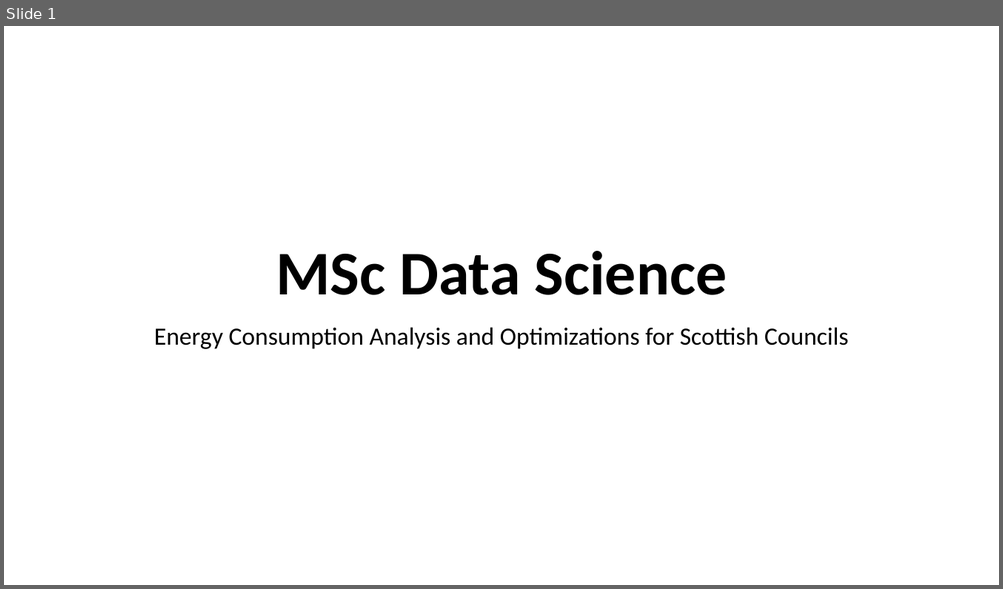
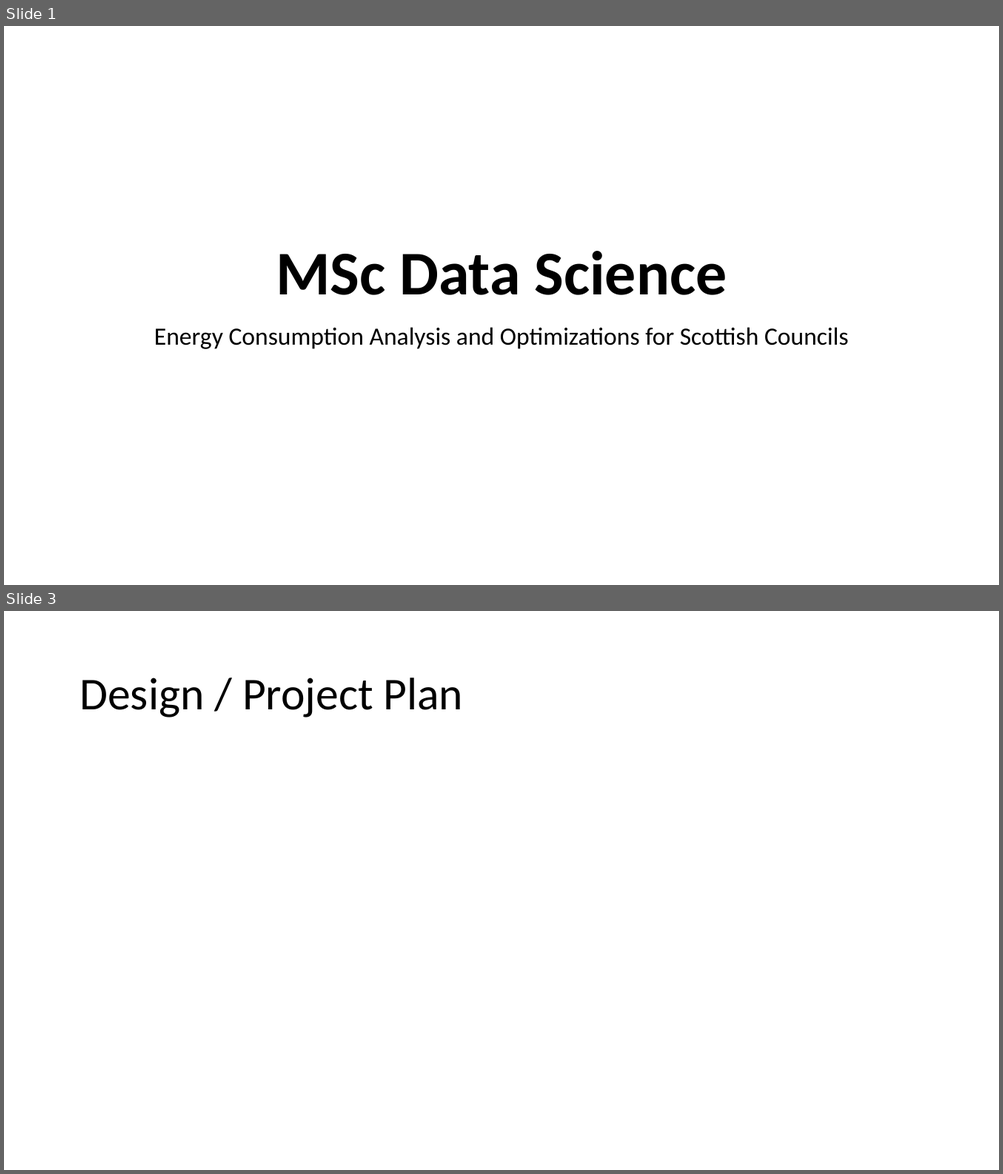
Before and after one commit to kirankrch24/MSc-Project, a slide deck: Presentation and Demo/Presentation.pptx. Shown one above the other, each under a label of ours: slide 1 before the commit, slides 1 and 3 after it; the slides between them are not shown. The pictures are 1003x589 and 1003x1174 pixels, drawn with LibreOffice and Linux fonts; fonts in the diff are those of the drawing. Boxes give left, top, right and bottom in pixels: in the first picture for what was removed or moved away, otherwise in the second. Text is boxed around its words. In the diff, an @@ line names an element or a change of style, - is before the commit and + after.

```diff
--- a/Presentation and Demo/Presentation.pptx
+++ b/Presentation and Demo/Presentation.pptx
@@ slide 3 added at (x1=4, y1=611, x2=999, y2=1170), background #FFFFFF @@
@@ title added at (x1=79, y1=678, x2=464, y2=718), 44 pt, text #000000 @@
+Design / Project Plan
```
Also in this commit, not shown: 4 other slides added.
